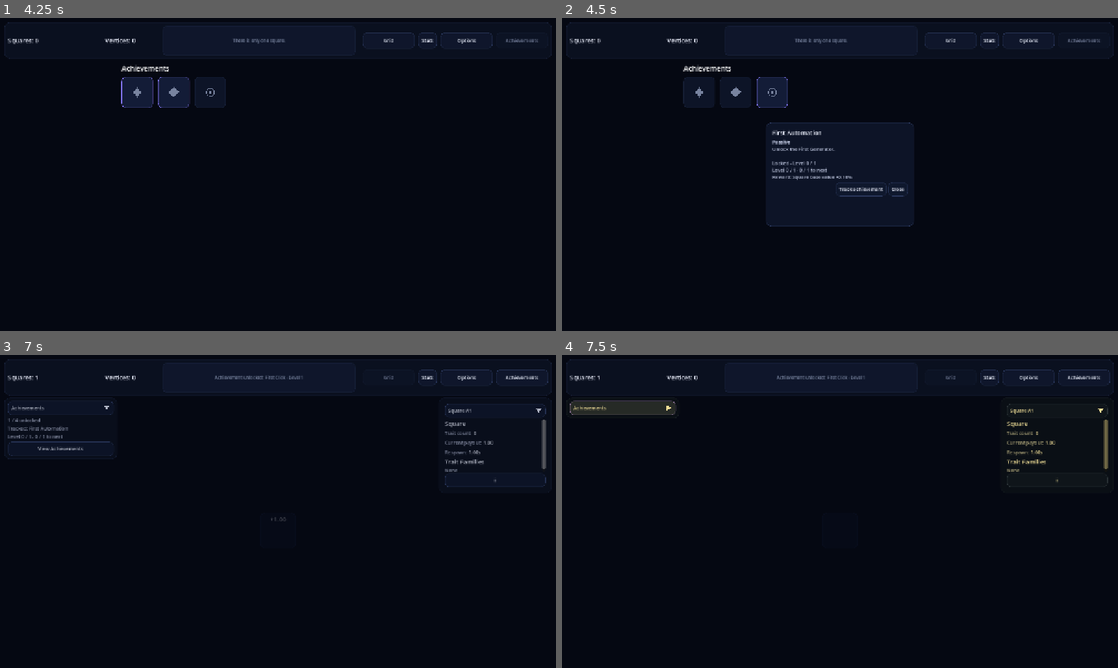
Above: before the commit, frames 1-4 (two rows, left to right).
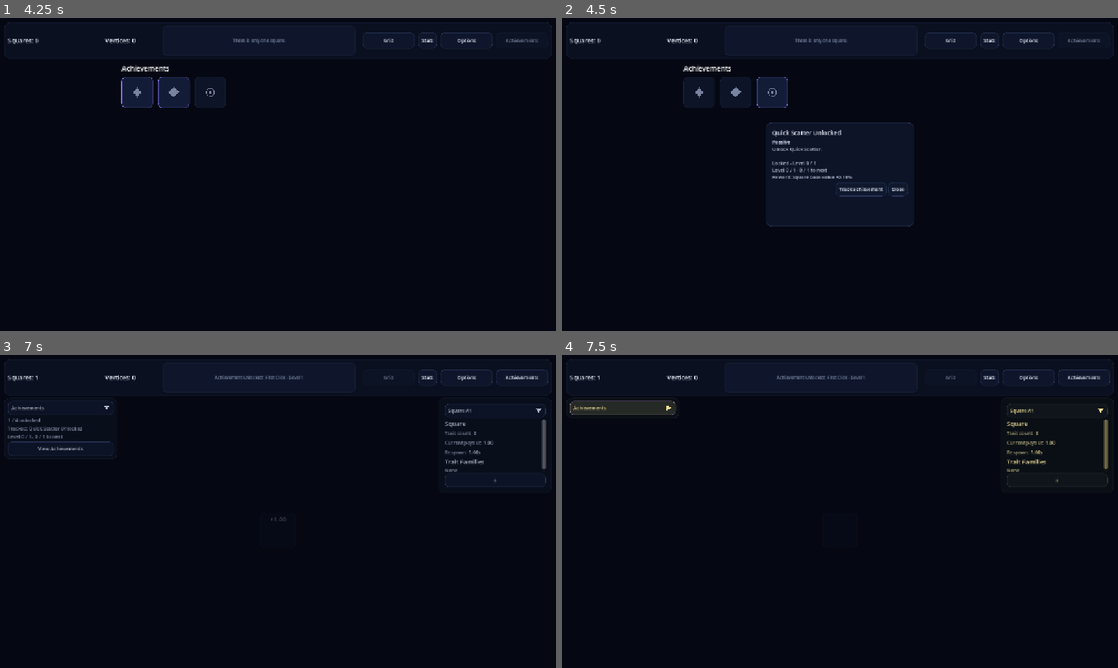
Above: after the commit, the same moments.

Repository: franciscoCapa27/Squared_2
Game: Godot game, scene res://scenes/main/Main.tscn
Two runs of this game, one before a commit and one after it. Both use one fixed random seed, a clock stepped at 60 frames per second and the inputs below.
Inputs (mouse positions are in pixels of both pictures, inside the frame that each line leads up to):
- Up to frame 1 (4.25 s): click "Stats" at 0.5 s; click "Grid" at 1.25 s; click "Achievements" at 2 s; click (139, 93) at 2.75 s; click (172, 93) at 3.52 s
- Up to frame 2 (4.5 s): click (773, 93) at 4.27 s
- Up to frame 3 (7 s): click "Track achievement" at 5 s; click "Grid" at 5.75 s; click (278, 530) at 6.5 s
- Up to frame 4 (7.5 s): click "Achievements" at 7.25 s

Frame 1 is identical in both runs. In frame 2, 0.2% of the frame differs, in the area x 37-51%, y 35-43%; in frame 3, less than 0.1%; in frame 4, nothing differs.

Commit message:
feat: rebalance progression and expand passive choices

Diff:
--- a/squared-2/data/achievements/first_generator_unlocked.tres
+++ b/squared-2/data/achievements/first_generator_unlocked.tres
@@ -12,8 +12,8 @@
 [resource]
 script = ExtResource("2_8ly47")
 id = "first_generator_unlocked"
-display_name = "First Automation"
-description = "Unlock the First Generator."
+display_name = "Quick Scatter Unlocked"
+description = "Unlock Quick Scatter."
 category = 4
 condition_type = 7
 target_id = "first_generator"
--- /dev/null
+++ b/squared-2/data/passive_generators/broad_extractor.tres
@@ -0,0 +1,19 @@
+[gd_resource type="Resource" script_class="PassiveGeneratorDefinition" format=3]
+
+[ext_resource type="Script" uid="uid://dvyamllgu87kt" path="res://scripts/resources/passive_generator_definition.gd" id="1_generator"]
+
+[resource]
+script = ExtResource("1_generator")
+id = "broad_extractor"
+display_name = "Broad Extractor"
+description = "Pulses at a random square at a steady rate, keeping the whole board involved."
+sort_order = 30
+base_interval_seconds = 6.0
+minimum_interval_seconds = 2.0
+base_extraction_rate = 0.18
+extraction_per_level = 0.02
+maximum_extraction_rate = 0.5
+base_level_cost = 90.0
+level_cost_multiplier = 1.27
+targeting_mode = 0
+metadata/_custom_type_script = "uid://dvyamllgu87kt"
--- a/squared-2/data/passive_generators/first_generator.tres
+++ b/squared-2/data/passive_generators/first_generator.tres
@@ -5,11 +5,17 @@
 [resource]
 script = ExtResource("1_r8nde")
 id = "first_generator"
-display_name = "First Generator"
-description = "The first passive generator. It starts at Level 0 after being permanently unlocked."
+display_name = "Quick Scatter Generator"
+description = "Pulses quickly at a random square for a small amount of its value."
 sort_order = 10
-base_interval_seconds = 5.0
-base_extraction_rate = 0.05
+base_interval_seconds = 2.5
+minimum_interval_seconds = 0.75
+interval_level_multiplier = 0.96
+base_extraction_rate = 0.08
+extraction_per_level = 0.0
+maximum_extraction_rate = 0.08
+base_level_cost = 12.0
+level_cost_multiplier = 1.25
 targeting_mode = 0
 max_level = 10
 metadata/_custom_type_script = "uid://dvyamllgu87kt"
--- /dev/null
+++ b/squared-2/data/passive_generators/grid_pulse.tres
@@ -0,0 +1,20 @@
+[gd_resource type="Resource" script_class="PassiveGeneratorDefinition" format=3]
+
+[ext_resource type="Script" uid="uid://dvyamllgu87kt" path="res://scripts/resources/passive_generator_definition.gd" id="1_generator"]
+
+[resource]
+script = ExtResource("1_generator")
+id = "grid_pulse"
+display_name = "Grid Pulse"
+description = "Grows stronger as the board expands, pulsing at a random square."
+sort_order = 50
+base_interval_seconds = 9.0
+minimum_interval_seconds = 3.0
+base_extraction_rate = 0.12
+extraction_per_level = 0.025
+maximum_extraction_rate = 0.9
+extraction_per_grid_size = 0.04
+base_level_cost = 750.0
+level_cost_multiplier = 1.30
+targeting_mode = 0
+metadata/_custom_type_script = "uid://dvyamllgu87kt"
--- /dev/null
+++ b/squared-2/data/passive_generators/trait_pulse.tres
@@ -0,0 +1,20 @@
+[gd_resource type="Resource" script_class="PassiveGeneratorDefinition" format=3]
+
+[ext_resource type="Script" uid="uid://dvyamllgu87kt" path="res://scripts/resources/passive_generator_definition.gd" id="1_generator"]
+
+[resource]
+script = ExtResource("1_generator")
+id = "trait_pulse"
+display_name = "Trait Pulse"
+description = "Harvests the best square, gaining strength from each Trait on that square."
+sort_order = 40
+base_interval_seconds = 7.0
+minimum_interval_seconds = 2.5
+base_extraction_rate = 0.16
+extraction_per_level = 0.025
+maximum_extraction_rate = 1.0
+extraction_per_target_trait = 0.045
+base_level_cost = 300.0
+level_cost_multiplier = 1.28
+targeting_mode = 1
+metadata/_custom_type_script = "uid://dvyamllgu87kt"
--- a/squared-2/data/passive_generators/value_harvester.tres
+++ b/squared-2/data/passive_generators/value_harvester.tres
@@ -5,14 +5,15 @@
 [resource]
 script = ExtResource("1_qxj05")
 id = "value_harvester"
-display_name = "Value Harvester"
-description = "A focused passive generator that always targets the square with the highest current manual payout."
+display_name = "Focused Harvest Generator"
+description = "Waits longer, then harvests the square with the highest current manual payout."
 sort_order = 20
-base_interval_seconds = 4.0
-minimum_interval_seconds = 0.75
-base_extraction_rate = 0.5
-extraction_per_level = 0.015
-maximum_extraction_rate = 3.0
-level_cost_multiplier = 1.22
+base_interval_seconds = 8.0
+minimum_interval_seconds = 2.5
+base_extraction_rate = 0.65
+extraction_per_level = 0.04
+maximum_extraction_rate = 1.2
+base_level_cost = 25.0
+level_cost_multiplier = 1.25
 targeting_mode = 1
 metadata/_custom_type_script = "uid://dvyamllgu87kt"
--- /dev/null
+++ b/squared-2/data/run_upgrades/practiced_clicks.tres
@@ -0,0 +1,31 @@
+[gd_resource type="Resource" script_class="RunUpgradeDefinition" format=3]
+
+[ext_resource type="Script" uid="uid://chdrsvo1guraf" path="res://scripts/resources/run_upgrade_effect.gd" id="1_effect"]
+[ext_resource type="Script" uid="uid://mxwbqrrs5rto" path="res://scripts/resources/run_upgrade_definition.gd" id="2_definition"]
+[ext_resource type="Script" uid="uid://cvbvabkxna6aw" path="res://scripts/resources/run_upgrade_unlock_condition.gd" id="3_condition"]
+
+[sub_resource type="Resource" id="Resource_effect"]
+script = ExtResource("1_effect")
+target_stat = "run_manual_click_value"
+value = 1.18
+metadata/_custom_type_script = "uid://chdrsvo1guraf"
+
+[sub_resource type="Resource" id="Resource_condition"]
+script = ExtResource("3_condition")
+condition_type = 2
+threshold = 4.0
+metadata/_custom_type_script = "uid://cvbvabkxna6aw"
+
+[resource]
+script = ExtResource("2_definition")
+id = "practiced_clicks"
+display_name = "Practiced Clicks"
+description = "Increases manual click value."
+category = 1
+sort_order = 25
+base_cost = 35.0
+cost_multiplier = 1.55
+max_level = 8
+unlock_conditions = Array[ExtResource("3_condition")]([SubResource("Resource_condition")])
+effects_per_level = Array[ExtResource("1_effect")]([SubResource("Resource_effect")])
+metadata/_custom_type_script = "uid://mxwbqrrs5rto"
--- /dev/null
+++ b/squared-2/data/run_upgrades/shorter_cycles.tres
@@ -0,0 +1,32 @@
+[gd_resource type="Resource" script_class="RunUpgradeDefinition" format=3]
+
+[ext_resource type="Script" uid="uid://chdrsvo1guraf" path="res://scripts/resources/run_upgrade_effect.gd" id="1_effect"]
+[ext_resource type="Script" uid="uid://mxwbqrrs5rto" path="res://scripts/resources/run_upgrade_definition.gd" id="2_definition"]
+[ext_resource type="Script" uid="uid://cvbvabkxna6aw" path="res://scripts/resources/run_upgrade_unlock_condition.gd" id="3_condition"]
+
+[sub_resource type="Resource" id="Resource_effect"]
+script = ExtResource("1_effect")
+target_stat = "run_passive_interval"
+value = 0.92
+metadata/_custom_type_script = "uid://chdrsvo1guraf"
+
+[sub_resource type="Resource" id="Resource_condition"]
+script = ExtResource("3_condition")
+condition_type = 3
+threshold = 3.0
+metadata/_custom_type_script = "uid://cvbvabkxna6aw"
+
+[resource]
+script = ExtResource("2_definition")
+id = "shorter_cycles"
+display_name = "Shorter Cycles"
+description = "Reduces passive interval time."
+category = 2
+sort_order = 45
+base_cost = 450.0
+cost_multiplier = 1.65
+max_level = 6
+hidden_until_unlocked = true
+unlock_conditions = Array[ExtResource("3_condition")]([SubResource("Resource_condition")])
+effects_per_level = Array[ExtResource("1_effect")]([SubResource("Resource_effect")])
+metadata/_custom_type_script = "uid://mxwbqrrs5rto"
--- /dev/null
+++ b/squared-2/data/run_upgrades/steady_extraction.tres
@@ -0,0 +1,34 @@
+[gd_resource type="Resource" script_class="RunUpgradeDefinition" format=3]
+
+[ext_resource type="Script" uid="uid://chdrsvo1guraf" path="res://scripts/resources/run_upgrade_effect.gd" id="1_effect"]
+[ext_resource type="Script" uid="uid://mxwbqrrs5rto" path="res://scripts/resources/run_upgrade_definition.gd" id="2_definition"]
+[ext_resource type="Script" uid="uid://cvbvabkxna6aw" path="res://scripts/resources/run_upgrade_unlock_condition.gd" id="3_condition"]
+
+[sub_resource type="Resource" id="Resource_effect"]
+script = ExtResource("1_effect")
+effect_type = 1
+target_stat = "run_passive_extraction"
+value = 0.06
+metadata/_custom_type_script = "uid://chdrsvo1guraf"
+
+[sub_resource type="Resource" id="Resource_condition"]
+script = ExtResource("3_condition")
+condition_type = 5
+threshold = 3.0
+target_id = "first_generator"
+metadata/_custom_type_script = "uid://cvbvabkxna6aw"
+
+[resource]
+script = ExtResource("2_definition")
+id = "steady_extraction"
+display_name = "Steady Extraction"
+description = "Increases passive payout."
+category = 2
+sort_order = 35
+base_cost = 120.0
+cost_multiplier = 1.6
+max_level = 8
+hidden_until_unlocked = true
+unlock_conditions = Array[ExtResource("3_condition")]([SubResource("Resource_condition")])
+effects_per_level = Array[ExtResource("1_effect")]([SubResource("Resource_effect")])
+metadata/_custom_type_script = "uid://mxwbqrrs5rto"
--- /dev/null
+++ b/squared-2/data/run_upgrades/stronger_origins.tres
@@ -0,0 +1,32 @@
+[gd_resource type="Resource" script_class="RunUpgradeDefinition" format=3]
+
+[ext_resource type="Script" uid="uid://chdrsvo1guraf" path="res://scripts/resources/run_upgrade_effect.gd" id="1_effect"]
+[ext_resource type="Script" uid="uid://mxwbqrrs5rto" path="res://scripts/resources/run_upgrade_definition.gd" id="2_definition"]
+[ext_resource type="Script" uid="uid://cvbvabkxna6aw" path="res://scripts/resources/run_upgrade_unlock_condition.gd" id="3_condition"]
+
+[sub_resource type="Resource" id="Resource_effect"]
+script = ExtResource("1_effect")
+target_stat = "run_square_base_value"
+value = 1.16
+metadata/_custom_type_script = "uid://chdrsvo1guraf"
+
+[sub_resource type="Resource" id="Resource_condition"]
+script = ExtResource("3_condition")
+condition_type = 3
+threshold = 3.0
+metadata/_custom_type_script = "uid://cvbvabkxna6aw"
+
+[resource]
+script = ExtResource("2_definition")
+id = "stronger_origins"
+display_name = "Stronger Origins"
+description = "Increases base square value."
+category = 1
+sort_order = 55
+base_cost = 1400.0
+cost_multiplier = 1.7
+max_level = 6
+hidden_until_unlocked = true
+unlock_conditions = Array[ExtResource("3_condition")]([SubResource("Resource_condition")])
+effects_per_level = Array[ExtResource("1_effect")]([SubResource("Resource_effect")])
+metadata/_custom_type_script = "uid://mxwbqrrs5rto"
--- /dev/null
+++ b/squared-2/data/run_upgrades/trait_momentum.tres
@@ -0,0 +1,32 @@
+[gd_resource type="Resource" script_class="RunUpgradeDefinition" format=3]
+
+[ext_resource type="Script" uid="uid://chdrsvo1guraf" path="res://scripts/resources/run_upgrade_effect.gd" id="1_effect"]
+[ext_resource type="Script" uid="uid://mxwbqrrs5rto" path="res://scripts/resources/run_upgrade_definition.gd" id="2_definition"]
+[ext_resource type="Script" uid="uid://cvbvabkxna6aw" path="res://scripts/resources/run_upgrade_unlock_condition.gd" id="3_condition"]
+
+[sub_resource type="Resource" id="Resource_effect"]
+script = ExtResource("1_effect")
+target_stat = "run_manual_click_value"
+value = 1.14
+metadata/_custom_type_script = "uid://chdrsvo1guraf"
+
+[sub_resource type="Resource" id="Resource_condition"]
+script = ExtResource("3_condition")
+condition_type = 2
+threshold = 12.0
+metadata/_custom_type_script = "uid://cvbvabkxna6aw"
+
+[resource]
+script = ExtResource("2_definition")
+id = "trait_momentum"
+display_name = "Trait Momentum"
+description = "Increases manual click value after the board has developed."
+category = 1
+sort_order = 65
+base_cost = 3200.0
+cost_multiplier = 1.75
+max_level = 5
+hidden_until_unlocked = true
+unlock_conditions = Array[ExtResource("3_condition")]([SubResource("Resource_condition")])
+effects_per_level = Array[ExtResource("1_effect")]([SubResource("Resource_effect")])
+metadata/_custom_type_script = "uid://mxwbqrrs5rto"
--- /dev/null
+++ b/squared-2/data/run_upgrades/trait_savings.tres
@@ -0,0 +1,31 @@
+[gd_resource type="Resource" script_class="RunUpgradeDefinition" format=3]
+
+[ext_resource type="Script" uid="uid://chdrsvo1guraf" path="res://scripts/resources/run_upgrade_effect.gd" id="1_effect"]
+[ext_resource type="Script" uid="uid://mxwbqrrs5rto" path="res://scripts/resources/run_upgrade_definition.gd" id="2_definition"]
+[ext_resource type="Script" uid="uid://cvbvabkxna6aw" path="res://scripts/resources/run_upgrade_unlock_condition.gd" id="3_condition"]
+
+[sub_resource type="Resource" id="Resource_effect"]
+script = ExtResource("1_effect")
+target_stat = "run_trait_purchase_cost"
+value = 0.92
+metadata/_custom_type_script = "uid://chdrsvo1guraf"
+
+[sub_resource type="Resource" id="Resource_condition"]
+script = ExtResource("3_condition")
+condition_type = 2
+threshold = 8.0
+metadata/_custom_type_script = "uid://cvbvabkxna6aw"
+
+[resource]
+script = ExtResource("2_definition")
+id = "trait_savings"
+display_name = "Trait Savings"
+description = "Reduces Buy Trait cost."
+category = 1
+sort_order = 35
+base_cost = 180.0
+cost_multiplier = 1.65
+max_level = 6
+unlock_conditions = Array[ExtResource("3_condition")]([SubResource("Resource_condition")])
+effects_per_level = Array[ExtResource("1_effect")]([SubResource("Resource_effect")])
+metadata/_custom_type_script = "uid://mxwbqrrs5rto"
--- /dev/null
+++ b/squared-2/data/vertex_upgrades/unlock_broad_extractor.tres
@@ -0,0 +1,24 @@
+[gd_resource type="Resource" script_class="VertexUpgradeDefinition" format=3]
+
+[ext_resource type="Script" uid="uid://c7mm37v2yrr14" path="res://scripts/resources/vertex_upgrade_effect.gd" id="1_effect"]
+[ext_resource type="Script" uid="uid://dowlqajtj0tyi" path="res://scripts/resources/vertex_upgrade_definition.gd" id="2_definition"]
+
+[sub_resource type="Resource" id="Resource_effect"]
+script = ExtResource("1_effect")
+effect_type = 0
+target_id = "broad_extractor"
+metadata/_custom_type_script = "uid://c7mm37v2yrr14"
+
+[resource]
+script = ExtResource("2_definition")
+id = "unlock_broad_extractor"
+display_name = "Unlock Broad Extractor"
+description = "Permanently unlocks a steady passive generator that keeps the board involved."
+category = 0
+cost_vertices = 3
+sort_order = 50
+required_trait_purchase_count = 8
+required_grid_size = 2
+hidden_until_requirements_met = true
+effects = Array[ExtResource("1_effect")]([SubResource("Resource_effect")])
+metadata/_custom_type_script = "uid://dowlqajtj0tyi"
--- a/squared-2/data/vertex_upgrades/unlock_first_generator.tres
+++ b/squared-2/data/vertex_upgrades/unlock_first_generator.tres
@@ -12,8 +12,8 @@
 [resource]
 script = ExtResource("2_vjorj")
 id = "unlock_first_generator"
-display_name = "Unlock First Generator"
-description = "After the grid opens, awaken the first passive generator. It starts at Level 0 and can be leveled with Squares."
+display_name = "Unlock Quick Scatter"
+description = "After the grid opens, awaken Quick Scatter. It starts at Level 0 and can be leveled with Squares."
 category = 0
 cost_vertices = 2
 sort_order = 30
--- /dev/null
+++ b/squared-2/data/vertex_upgrades/unlock_grid_pulse.tres
@@ -0,0 +1,24 @@
+[gd_resource type="Resource" script_class="VertexUpgradeDefinition" format=3]
+
+[ext_resource type="Script" uid="uid://c7mm37v2yrr14" path="res://scripts/resources/vertex_upgrade_effect.gd" id="1_effect"]
+[ext_resource type="Script" uid="uid://dowlqajtj0tyi" path="res://scripts/resources/vertex_upgrade_definition.gd" id="2_definition"]
+
+[sub_resource type="Resource" id="Resource_effect"]
+script = ExtResource("1_effect")
+effect_type = 0
+target_id = "grid_pulse"
+metadata/_custom_type_script = "uid://c7mm37v2yrr14"
+
+[resource]
+script = ExtResource("2_definition")
+id = "unlock_grid_pulse"
+display_name = "Unlock Grid Pulse"
+description = "Permanently unlocks a passive generator that grows stronger with each grid expansion."
+category = 0
+cost_vertices = 6
+sort_order = 70
+required_trait_purchase_count = 20
+required_grid_size = 4
+hidden_until_requirements_met = true
+effects = Array[ExtResource("1_effect")]([SubResource("Resource_effect")])
+metadata/_custom_type_script = "uid://dowlqajtj0tyi"
--- /dev/null
+++ b/squared-2/data/vertex_upgrades/unlock_trait_pulse.tres
@@ -0,0 +1,24 @@
+[gd_resource type="Resource" script_class="VertexUpgradeDefinition" format=3]
+
+[ext_resource type="Script" uid="uid://c7mm37v2yrr14" path="res://scripts/resources/vertex_upgrade_effect.gd" id="1_effect"]
+[ext_resource type="Script" uid="uid://dowlqajtj0tyi" path="res://scripts/resources/vertex_upgrade_definition.gd" id="2_definition"]
+
+[sub_resource type="Resource" id="Resource_effect"]
+script = ExtResource("1_effect")
+effect_type = 0
+target_id = "trait_pulse"
+metadata/_custom_type_script = "uid://c7mm37v2yrr14"
+
+[resource]
+script = ExtResource("2_definition")
+id = "unlock_trait_pulse"
+display_name = "Unlock Trait Pulse"
+description = "Permanently unlocks a passive harvest that favors squares with deeper Trait histories."
+category = 0
+cost_vertices = 4
+sort_order = 60
+required_trait_purchase_count = 10
+required_grid_size = 2
+hidden_until_requirements_met = true
+effects = Array[ExtResource("1_effect")]([SubResource("Resource_effect")])
+metadata/_custom_type_script = "uid://dowlqajtj0tyi"
--- a/squared-2/scripts/autoload/game_state.gd
+++ b/squared-2/scripts/autoload/game_state.gd
@@ -8,15 +8,18 @@
 const VERTEX_GAIN_DIVISOR := 100.0
 
 const MAX_GRID_SIZE := 6
-const GRID_UPGRADE_BASE_COST := 35.0
-const GRID_UPGRADE_COST_MULTIPLIER := 5.0
-const FIRST_SQUARE_SOFT_PUSH_TRAIT_PURCHASE_COUNT := 1
-
+const GRID_UPGRADE_COSTS: Array[float] = [
+	90.0,
+	15000.0,
+	1000000.0,
+	150000000.0,
+	25000000000.0,
+]
 # -------------------------
 # Buy Trait scaling constants
 # -------------------------
 const TRAIT_PURCHASE_COST_BASE := 15.0
-const TRAIT_PURCHASE_COST_MULTIPLIER := 1.75
+const TRAIT_PURCHASE_COST_MULTIPLIER := 1.5
 const TRAIT_PURCHASE_VERTEX_GAIN_DIVISOR := 25.0
 const LEGACY_TRAIT_PURCHASE_COUNT_KEY := "pre" + "stige_count"
 
@@ -105,7 +108,14 @@
 # ------------------------------------------------------------------------------
 
 func get_trait_purchase_cost() -> float:
-	return ceil(TRAIT_PURCHASE_COST_BASE * pow(TRAIT_PURCHASE_COST_MULTIPLIER, float(trait_purchase_count)))
+	var base_cost: float = TRAIT_PURCHASE_COST_BASE * pow(
+		TRAIT_PURCHASE_COST_MULTIPLIER,
+		float(trait_purchase_count)
+	)
+	var cost_multiplier: float = RunUpgradeSystem.get_run_stat_multiplier(
+		GameIds.STAT_RUN_TRAIT_PURCHASE_COST
+	)
+	return ceil(base_cost * cost_multiplier)
 
 
 func can_buy_trait() -> bool:
@@ -182,15 +192,16 @@
 
 
 func get_grid_upgrade_cost() -> float:
-	return GRID_UPGRADE_BASE_COST * pow(GRID_UPGRADE_COST_MULTIPLIER, float(grid_size - 1))
+	var cost_index: int = grid_size - INITIAL_GRID_SIZE
+
+	if cost_index < 0 or cost_index >= GRID_UPGRADE_COSTS.size():
+		return INF
+
+	return GRID_UPGRADE_COSTS[cost_index]
 
 
 func get_next_grid_size() -> int:
 	return min(grid_size + 1, MAX_GRID_SIZE)
-
-
-func should_soft_push_grid_upgrade() -> bool:
-	return grid_size == INITIAL_GRID_SIZE and trait_purchase_count >= FIRST_SQUARE_SOFT_PUSH_TRAIT_PURCHASE_COUNT
 
 
 func upgrade_grid() -> bool:
@@ -274,9 +285,6 @@
 
 	if trait_message.strip_edges() != "":
 		parts.append("%s permanently" % trait_message)
-
-	if should_soft_push_grid_upgrade():
-		parts.append("The first square can keep changing, but the 2x2 grid is beginning to call")
 
 	return ". ".join(parts) + "."
 
--- a/squared-2/scripts/autoload/passive_system.gd
+++ b/squared-2/scripts/autoload/passive_system.gd
@@ -189,7 +189,7 @@
 		return
 
 	var payout: float = SquareCalculator.calculate_manual_payout(target_square)
-	payout *= generator_instance.get_current_extraction_rate()
+	payout *= generator_instance.get_current_extraction_rate(target_square)
 	payout *= RunUpgradeSystem.get_run_stat_multiplier(GameIds.STAT_RUN_PASSIVE_CLICK_VALUE)
 	payout += RunUpgradeSystem.get_run_stat_addition(GameIds.STAT_RUN_PASSIVE_CLICK_VALUE)
 	payout = max(0.0, payout)
--- a/squared-2/scripts/core/game_ids.gd
+++ b/squared-2/scripts/core/game_ids.gd
@@ -10,6 +10,9 @@
 # Passive generator IDs.
 const PASSIVE_FIRST_GENERATOR := "first_generator"
 const PASSIVE_VALUE_HARVESTER := "value_harvester"
+const PASSIVE_BROAD_EXTRACTOR := "broad_extractor"
+const PASSIVE_TRAIT_PULSE := "trait_pulse"
+const PASSIVE_GRID_PULSE := "grid_pulse"
 
 # Vertex upgrade IDs.
 const UPGRADE_UNLOCK_FIRST_GENERATOR := "unlock_first_generator"
@@ -46,8 +49,15 @@
 const STAT_RUN_SQUARE_RESPAWN_TIME := "run_square_respawn_time"
 const STAT_RUN_PASSIVE_INTERVAL := "run_passive_interval"
 const STAT_RUN_PASSIVE_EXTRACTION := "run_passive_extraction"
+const STAT_RUN_TRAIT_PURCHASE_COST := "run_trait_purchase_cost"
 
 # Run upgrade IDs.
 const RUN_UPGRADE_SHARPEN_SQUARES := "sharpen_squares"
 const RUN_UPGRADE_QUICK_HANDS := "quick_hands"
 const RUN_UPGRADE_PASSIVE_TUNING := "passive_tuning"
+const RUN_UPGRADE_PRACTICED_CLICKS := "practiced_clicks"
+const RUN_UPGRADE_TRAIT_SAVINGS := "trait_savings"
+const RUN_UPGRADE_STEADY_EXTRACTION := "steady_extraction"
+const RUN_UPGRADE_SHORTER_CYCLES := "shorter_cycles"
+const RUN_UPGRADE_STRONGER_ORIGINS := "stronger_origins"
+const RUN_UPGRADE_TRAIT_MOMENTUM := "trait_momentum"
--- a/squared-2/scripts/core/passive_generator_data.gd
+++ b/squared-2/scripts/core/passive_generator_data.gd
@@ -48,7 +48,7 @@
 
 func _init(
 	p_id: String = "first_generator",
-	p_display_name: String = "First Generator"
+	p_display_name: String = "Quick Scatter Generator"
 ) -> void:
 	id = p_id
 	display_name = p_display_name
--- a/squared-2/scripts/core/passive_generator_instance.gd
+++ b/squared-2/scripts/core/passive_generator_instance.gd
@@ -74,12 +74,16 @@
 
 	return max(definition.minimum_interval_seconds, interval)
 
-func get_current_extraction_rate() -> float:
+func get_current_extraction_rate(target_square: SquareData = null) -> float:
 	if definition == null:
 		return 0.0
 
 	var extraction_rate: float = definition.base_extraction_rate
 	extraction_rate += definition.extraction_per_level * float(max(0, level - 1))
+	if target_square != null:
+		extraction_rate += definition.extraction_per_target_trait * target_square.get_trait_count()
+
+	extraction_rate += definition.extraction_per_grid_size * float(GameState.grid_size)
 
 	extraction_rate *= RunUpgradeSystem.get_run_stat_multiplier(GameIds.STAT_RUN_PASSIVE_EXTRACTION)
 	extraction_rate += RunUpgradeSystem.get_run_stat_addition(GameIds.STAT_RUN_PASSIVE_EXTRACTION)
--- a/squared-2/scripts/resources/passive_generator_definition.gd
+++ b/squared-2/scripts/resources/passive_generator_definition.gd
@@ -24,6 +24,9 @@
 @export var extraction_per_level: float = 0.01
 @export var maximum_extraction_rate: float = 2.0
 
+@export var extraction_per_target_trait: float = 0.0
+@export var extraction_per_grid_size: float = 0.0
+
 @export var base_level_cost: float = 10.0
 @export var level_cost_multiplier: float = 1.18
 
--- a/squared-2/scripts/ui/feature_visibility_rules.gd
+++ b/squared-2/scripts/ui/feature_visibility_rules.gd
@@ -28,9 +28,6 @@
 
 
 static func should_show_grid_upgrade_button() -> bool:
-	if GameState.should_soft_push_grid_upgrade():
-		return true
-
 	return GameState.grid_size < GameState.MAX_GRID_SIZE and (
 		GameState.squares >= GameState.get_grid_upgrade_cost() * GRID_UPGRADE_VISIBILITY_COST_RATIO
 	)
Not shown, changed: CONTEXT.md
Not shown, changed: squared_2_game_design_document.md
